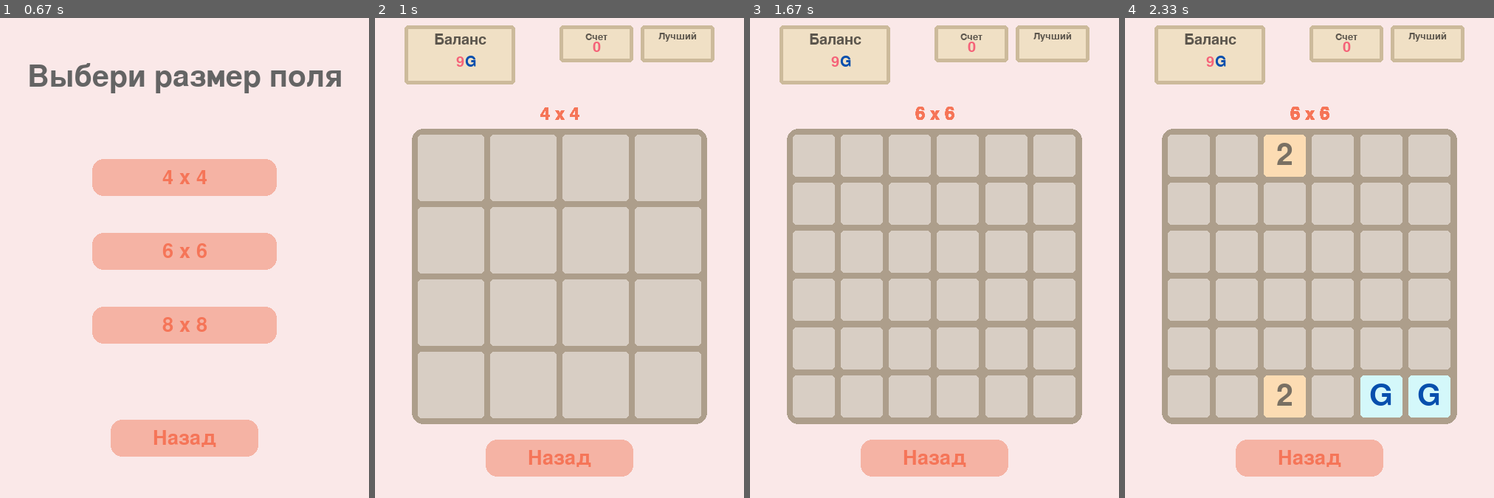
Above: before the commit, frames 1-4 (left to right).
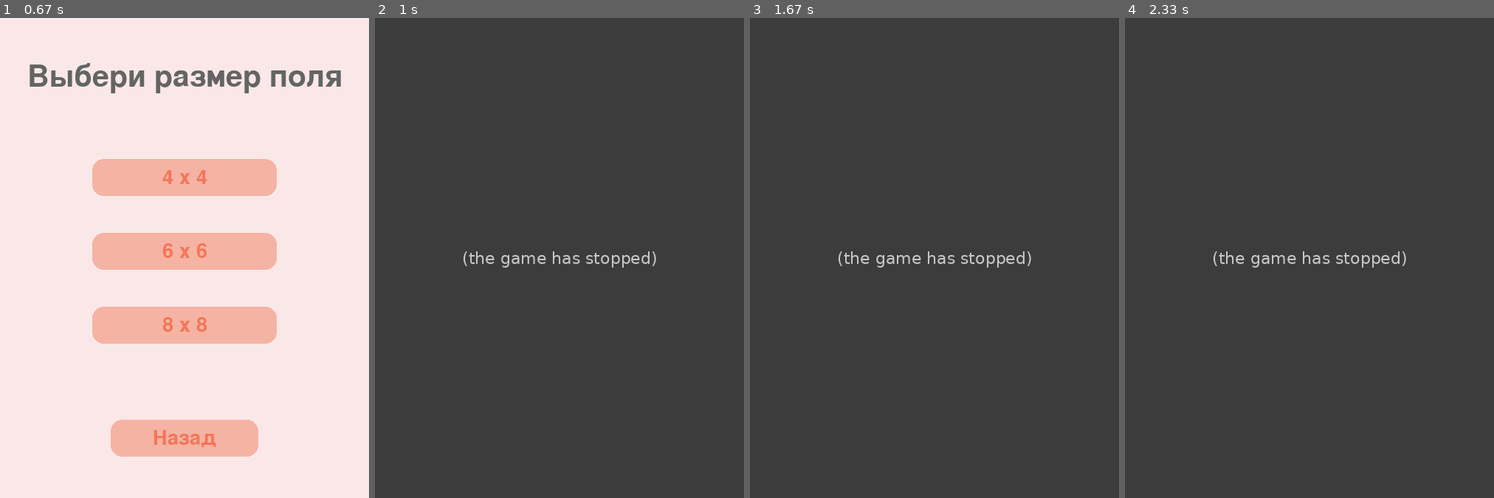
Above: after the commit, the same moments.

Repository: NaFo61/2048_Pygame
Game: pygame game, started from game/main.py
Same seed, same stepped clock (60 frames per second), same inputs: the game is played once before the commit and once after it.
Inputs:
- Up to frame 1 (0.67 s): click "Играть" at 0.38 s
- Up to frame 2 (1 s): click "4 x 4" at 0.72 s
- Up to frame 3 (1.67 s): click "Назад" at 1.05 s; click "6 x 6" at 1.38 s
- Up to frame 4 (2.33 s): hold Left 1.67-2.2 s; hold Down from 2.23 s (still down)

Frame 1 is identical in both runs. In frame 2, 100% of the frame differs, in the area x 0-100%, y 0-100%; in frame 3, 100%; in frame 4, 100%.
After the commit the program exited at 0.72 s; later frames show no game.

Commit message:
add ulta

Diff:
--- a/game/funcs.py
+++ b/game/funcs.py
@@ -80,18 +80,24 @@
             "value": 4,
             "cell_size": 90,
             "margin": 8,
+            "left": 50,
+            "top": 150,
         },
         2: {
             "level": 2,
             "value": 6,
             "cell_size": 57.33,
             "margin": 8,
+            "left": 50,
+            "top": 150,
         },
         3: {
             "level": 3,
             "value": 8,
             "cell_size": 41,
             "margin": 8,
+            "left": 50,
+            "top": 150,
         },
     }
     return settings[level]
--- /dev/null
+++ b/game/load.py
@@ -0,0 +1,17 @@
+import os
+import sys
+
+import pygame
+
+
+def load_image(name, color=None):
+    fullname = fr"..\{os.path.join("data", name)}"
+    if not os.path.isfile(fullname):
+        print(f"Файл с изображением '{fullname}' не найден")
+        sys.exit()
+    image = pygame.image.load(fullname)
+    if color is not None:
+        if color == -1:
+            color = image.get_at((0, 0))
+        image.set_colorkey(color)
+    return image
--- a/game/main.py
+++ b/game/main.py
@@ -5,6 +5,7 @@
 import pygame
 
 import funcs
+import load
 import style
 
 
@@ -24,14 +25,29 @@
         self.board = [
             [0 for _ in range(self.value)] for _ in range(self.value)
         ]
-        self.collected_g = 9
+        self.collected_g = 0
 
         # Шансы на выпадение чисел
         self.chances = {
             "2": 90,  # Шанс на выпадение числа <2>
             "4": 10,  # Шанс на выпадение числа <4>
-            "G": 100,  # Шанс на появление гема
+            "G": 25,  # Шанс на появление гема
         }
+
+        self.ulta_delete_active = False
+
+    def get_board(self):
+        print("x", self.board)
+
+    def check_valid_cell(self, cell):
+        i, j = cell
+        print(self.board, cell)
+        return True if self.board[i][j] != 0 else False
+
+    def check_money_for_ulta(self, need_money):
+        collected_g = self.collected_g
+        return collected_g >= need_money
+
 
     def render(self, screen):
         """Метод, который отображает все поле"""
@@ -57,15 +73,15 @@
         # <===== Надпись размер поля =====>
 
         # <===== Твой баланс =====>
-        pygame.draw.rect(screen, style.S_TABLE_SCORE, (40, 10, 150, 80), 0, 5)
-        pygame.draw.rect(
-            screen, style.S_TABLE_SCORE_BORDER, (40, 10, 150, 80), 5, 5
+        pygame.draw.rect(screen, style.S_TABLE_SCORE, (40, 10, 150, 60), 0, 5)
+        pygame.draw.rect(
+            screen, style.S_TABLE_SCORE_BORDER, (40, 10, 150, 60), 5, 5
         )
         font = pygame.font.SysFont("spendthrift", 30)
         text = font.render("Баланс", True, style.S_TABLE_SCORE_TEXT)
 
         button_x_text = 115 - text.get_width() // 2
-        button_y_text = 30 - text.get_height() // 2
+        button_y_text = 28 - text.get_height() // 2
 
         screen.blit(text, (button_x_text, button_y_text))
 
@@ -75,21 +91,38 @@
         )
 
         button_x_text = 115 - col_text.get_width() // 2
-        button_y_text = 60 - col_text.get_height() // 2
+        button_y_text = 48 - col_text.get_height() // 2
 
         screen.blit(col_text, (button_x_text, button_y_text))
 
         # Дальше G
         font = pygame.font.SysFont("spendthrift", 30)
-        g_text = font.render(
-            "G", True, style.S_TABLE_SCORE_TEXT_VALUE_G
-        )
-
-        button_x_text = 115 + col_text.get_width() - len(str(self.collected_g)) * 4
-        button_y_text = 60 - g_text.get_height() // 2
+        g_text = font.render("G", True, style.S_TABLE_SCORE_TEXT_VALUE_G)
+
+        button_x_text = (
+            115 + col_text.get_width() - len(str(self.collected_g)) * 4
+        )
+        button_y_text = 48 - g_text.get_height() // 2
 
         screen.blit(g_text, (button_x_text, button_y_text))
         # <===== Твой баланс =====>
+
+        # <===== Ульта удаление =====>
+        ulta_delete = pygame.draw.rect(
+            screen, style.S_TABLE_SCORE, (90, 75, 50, 50), 0, 5
+        )
+        pygame.draw.rect(
+            screen, style.S_TABLE_SCORE_BORDER, (90, 75, 50, 50), 5, 5
+        )
+
+        image = pygame.transform.scale(
+            load.load_image("ulta_delete.png", (255, 255, 255)),
+            (40, 40),
+        )
+
+        screen.blit(image, (ulta_delete.x + 5, ulta_delete.y + 5))
+
+        # <===== Ульта удаление =====>
 
         # <===== Твои очки =====>
         pygame.draw.rect(screen, style.S_TABLE_SCORE, (250, 10, 100, 50), 0, 5)
@@ -133,7 +166,7 @@
         pygame.draw.rect(
             screen, style.RECT, (self.left, self.top, 400, 400), 0, 15
         )
-        # Прямоугольник для клеточек
+
         if draw_back_button:
             # <==== Назад ====>
             button_x = width // 2
@@ -207,7 +240,18 @@
         screen.blit(text_rendered, (text_x, text_y))
 
 
-class LoginBoard(Board):
+class LogicBoard(Board):
+    def __init__(self, screen_size, settings):
+        super().__init__(screen_size, settings)
+
+    def delete_cell(self, cell):
+        if cell is not None:
+            i, j = cell
+            self.board[i][j] = 0
+
+    def buy_ulta(self, need_money):
+        self.collected_g -= need_money
+
     def check_empty_cells(self):
         return not all(all(line) for line in self.board)
 
@@ -243,7 +287,6 @@
 
     def fill_random_cells(self):
         # Проверка, что сумма шансов равна 100
-        chances_random_cells = list(self.chances.items())[:2]
         if sum(list(self.chances.values())[:2]) != 100:
             raise ValueError("Error: Chances do not add up to 100")
         self.spawn_number()
@@ -373,7 +416,7 @@
         self.board = [list(line) for line in zip(*self.board)]
 
 
-class Game(LoginBoard):
+class Game(LogicBoard):
     def __init__(self, screen_size, settings):
         super().__init__(screen_size, settings)
 
@@ -394,7 +437,7 @@
 
 class App(Game):
     def __init__(self, screen):
-        screen = screen
+        self.screen = screen
         self.screen_size = screen.get_size()
         self.level = 1
         self.settings = funcs.generate_settings(self.level)
@@ -407,13 +450,38 @@
 
         self.start_page(screen)
 
-        super().__init__(self.screen_size, self.settings)
+    def get_cell(self, x, y):
+        print(self.settings)
+        """Определение ячейки по координатам клика"""
+        left = self.settings.get("left")
+        top = self.settings.get("top")
+        cell_size = self.settings.get("cell_size")
+        margin = self.settings.get("margin")
+        value = self.settings.get("value")
+        if (
+            x < left
+            or x > left + cell_size * value + margin * (value + 1)
+            or y < top
+            or y > top + cell_size * value + margin * (value + 1)
+        ):
+            return None
+        return (
+            (y - top) // cell_size,
+            (x - left) // cell_size,
+        )
+
+    def get_click(self, x, y):
+        """Определение клика"""
+        cell = self.get_cell(x, y)
+        return cell
 
     def update_settings(self, level):
         self.level = level
         self.settings = funcs.generate_settings(level)
 
     def game_page(self, screen):
+        super().__init__(self.screen_size, self.settings)
+
         width, height = self.screen_size
 
         screen.fill(style.BACKGROUND_COLOR)
@@ -439,6 +507,17 @@
                     if 250 - 100 < x < 250 + 100 and 596 - 25 < y < 596 + 25:
                         self.click_sound.play()
                         self.choice_page(screen)
+                    if 90 < x < 140 and 75 < y < 125:
+                        self.ulta_delete_active = True
+                    elif self.ulta_delete_active:
+                        cell = self.get_click(x, y)
+                        if board.check_valid_cell(cell):
+                            need_money = 10
+                            if board.check_money_for_ulta(need_money):
+                                board.buy_ulta(10)
+                                self.ulta_delete_active = False
+                                board.delete_cell(cell)
+
                 if event.type == pygame.MOUSEMOTION:
                     pos = event.pos
                     x, y = pos
@@ -452,8 +531,7 @@
                     button_y_text = (
                         height - height // 12 - text.get_height() // 2
                     )
-
-                    if 250 - 100 < x < 250 + 100 and 596 - 25 < y < 596 + 25:
+                    if 150 < x < 350 and 571 < y < 621:
                         pygame.draw.rect(
                             screen,
                             style.S_BUTTON_HOVER,
@@ -471,6 +549,39 @@
                             15,
                         )
                         screen.blit(text, (button_x_text, button_y_text))
+                    if 90 < x < 140 and 75 < y < 125:
+                        pygame.draw.rect(
+                            screen,
+                            style.S_TABLE_SCORE,
+                            (90, 125, 50, 20),
+                            0,
+                            5,
+                        )
+                        pygame.draw.rect(
+                            screen,
+                            style.S_TABLE_SCORE_BORDER,
+                            (90, 75, 50, 50),
+                            5,
+                            5,
+                        )
+                        font = pygame.font.SysFont("spendthrift", 25)
+                        text = font.render(
+                            "10", True, style.S_TABLE_SCORE_TEXT
+                        )
+
+                        button_x_text = 115 - text.get_width() // 2
+                        button_y_text = 135 - text.get_height() // 2
+
+                        screen.blit(text, (button_x_text, button_y_text))
+                    else:
+                        pygame.draw.rect(
+                            screen,
+                            style.BACKGROUND_COLOR,
+                            (90, 125, 50, 20),
+                            0,
+                            5,
+                        )
+
             board.render(screen)
             pygame.display.flip()
 
